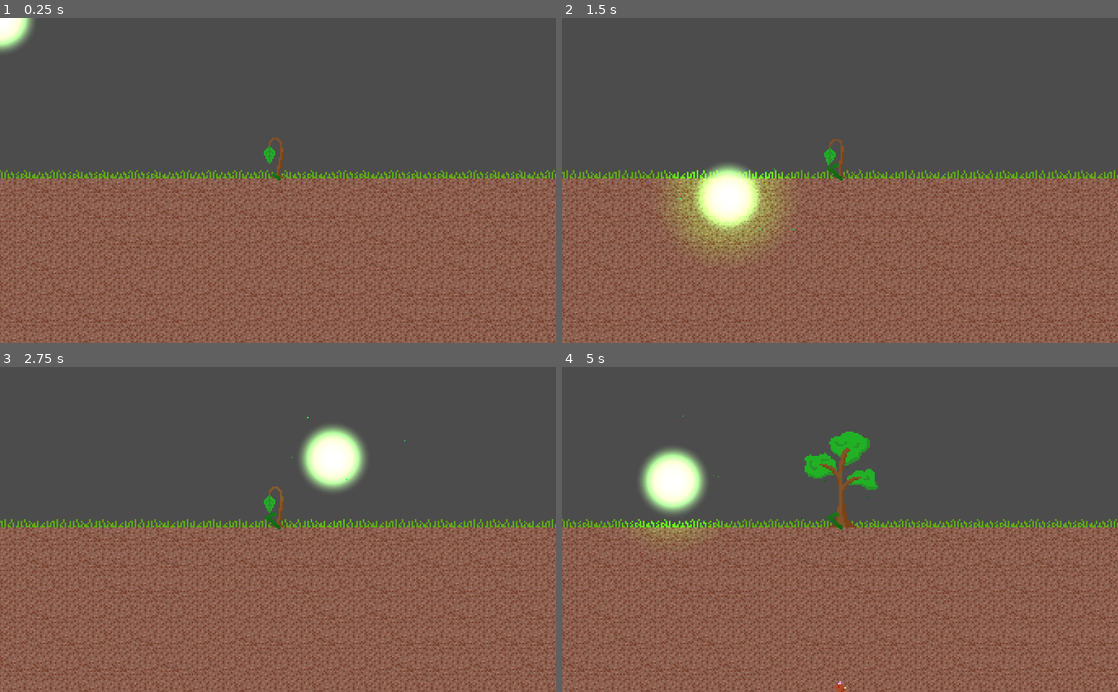
Above: before the commit, frames 1-4 (two rows, left to right).
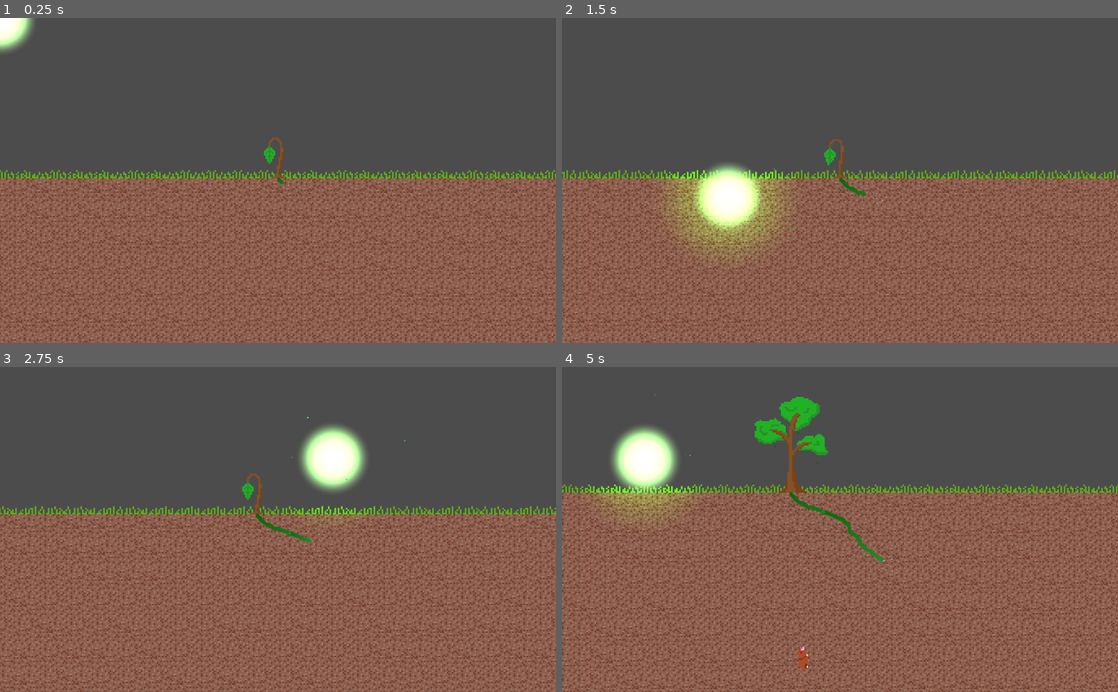
Above: after the commit, the same moments.

Repository: TaneliR/fgj2023
Game: Godot game, scene res://Scenes/TanelinScene.tscn
Two runs of this game, one before a commit and one after it. Both use one fixed random seed, a clock stepped at 60 frames per second and the inputs below. This scene is started directly instead of the project's main scene.
Inputs (mouse positions are in pixels of both pictures, inside the frame that each line leads up to):
- Up to frame 1 (0.25 s): no input
- Up to frame 2 (1.5 s): move the mouse to (962, 164) at 0.52 s; press the mouse at (962, 164) at 0.53 s; hold Up (ui_up) 0.53-1.28 s; move the mouse to (728, 196) at 1.27 s; release the mouse at (728, 196) at 1.28 s; hold Down (ui_down) from 1.28 s (still down); click (728, 196) at 1.35 s
- Up to frame 3 (2.75 s): move the mouse to (333, 458) at 2.02 s; release Down (ui_down) at 2.03 s; press the mouse at (333, 458) at 2.03 s; hold Up (ui_up) from 2.03 s (still down)
- Up to frame 4 (5 s): move the mouse to (812, 594) at 2.77 s; release the mouse at (812, 594) at 2.78 s; click (812, 594) at 2.85 s; move the mouse to (1006, 578) at 3.52 s; release Up (ui_up) at 3.53 s; press the mouse at (1006, 578) at 3.53 s; hold Down (ui_down) from 3.53 s (still down); move the mouse to (673, 480) at 4.27 s; release the mouse at (673, 480) at 4.28 s; click (673, 480) at 4.35 s

The runs differ from the first frame. In frame 1, less than 0.1% of the frame differs, in the area x 48-52%, y 47-52%; in frame 2, 0.1%; in frame 3, 21%; in frame 4, 32%, in the area x 0-100%, y 8-100%.

Commit message:
Try to fix root gen

Diff:
--- a/Roots/Prefabs/Root.tscn
+++ b/Roots/Prefabs/Root.tscn
@@ -31,8 +31,8 @@
 
 [node name="RootHead" type="KinematicBody2D" parent="."]
 position = Vector2( -3.8147e-06, -0.420362 )
-collision_layer = 18
-collision_mask = 17
+collision_layer = 16
+collision_mask = 16
 collision/safe_margin = 1.0
 
 [node name="HeadCollider" type="CollisionShape2D" parent="RootHead"]
@@ -46,8 +46,7 @@
 
 [node name="RootTail" type="StaticBody2D" parent="."]
 position = Vector2( 0, -2 )
-collision_layer = 17
-collision_mask = 18
+collision_mask = 2
 
 [node name="TailCollider" type="CollisionShape2D" parent="RootTail"]
 position = Vector2( 0, -5 )
--- a/Roots/Scripts/GameManager.gd
+++ b/Roots/Scripts/GameManager.gd
@@ -22,22 +22,21 @@
 #func _process(delta):
 #	pass
 func removeRoot(root):
-	rootNodes.remove(rootNodes.find(root))
+	pass
+	#root.get_parent().remove_from_group("roots")
 
 func addRoot(position, direction, depth):
-	if (rootNodes.size() >= maxNodes):
-		pass
-	else:
-		var newRoot = rootPrefab.instance()
-		var newRoot2 = rootPrefab.instance()
-		newRoot.nodeDepth = depth + 1
-		newRoot2.nodeDepth = depth + 1
-		var newDirection = Vector2(direction.x + 0.1, direction.y + 0.1)
-		newRoot.position = position
-		newRoot2.position = position
-		newRoot.direction = direction + newDirection
-		newRoot2.direction = (direction + newDirection) / 2
-		add_child(newRoot)
-		add_child(newRoot2)
-		rootNodes.append(newRoot)
-		rootNodes.append(newRoot2)
+
+	var newRoot = rootPrefab.instance()
+	var newRoot2 = rootPrefab.instance()
+	newRoot.nodeDepth = depth + 1
+	newRoot2.nodeDepth = depth + 1
+	var newDirection = Vector2(direction.x + 0.1, direction.y + 0.1)
+	newRoot.position = position
+	newRoot2.position = position
+	newRoot.direction = direction + newDirection
+	newRoot2.direction = (direction + newDirection) / 2
+	add_child(newRoot)
+	add_child(newRoot2)
+	rootNodes.append(newRoot)
+	rootNodes.append(newRoot2)
--- a/Roots/Scripts/MouseMagnet.gd
+++ b/Roots/Scripts/MouseMagnet.gd
@@ -1,14 +1,5 @@
 extends Area2D
 
-
-# Called when the node enters the scene tree for the first time.
-#func _ready():
-#	pass
-#
-#func get_velocity():
-#	# Add these actions in Project Settings -> Input Map.
-#	velocity = Vector2(speed, 0).rotated(rotation)
-
 # Called every frame. 'delta' is the elapsed time since the previous frame.
-func _process(delta):
+func _process(_delta):
 	position = get_global_mouse_position()
--- a/Roots/Scripts/root.gd
+++ b/Roots/Scripts/root.gd
@@ -34,7 +34,7 @@
 	timer.connect("timeout", self, "_on_Timer_timeout")
 
 	add_child(timer)
-	timer.start(rng.randi_range(8, 20))
+	timer.start(rng.randi_range(2, 5))
 
 func _draw():
 	var line = rootTail.get_child(1)
@@ -52,14 +52,18 @@
 
 func _on_Timer_timeout():
 	if (!finished):
-		disableRoot()
 		self.get_parent().addRoot(rootHead.global_position, direction, nodeDepth)
+		finished = true
+		rootHead.get_child(2).emitting = false
+		rootHead.get_child(0).disabled = true
+		rootHead.move_and_collide(Vector2.ZERO)
 
 # Called every frame. 'delta' is the elapsed time since the previous frame.
 func _physics_process(delta):
 	if (!finished):
-		var dir = get_global_mouse_position() - global_position
-		var collision = rootHead.move_and_collide(((direction + dir.normalized() * SPEED) * delta ).rotated(rng.randf_range(-PI / 2, PI / 2)))
+		#var dir = (get_global_mouse_position() - global_position).normalized()
+
+		var collision = rootHead.move_and_collide(((direction * SPEED) * delta ).rotated(rng.randf_range(-PI / 2, PI / 2)))
 		_draw()
 		if collision:
 			disableRoot()
@@ -72,6 +76,7 @@
 func disableRoot():
 	finished = true
 	timer.stop()
+
 	self.get_parent().removeRoot(self)
 	rootHead.get_child(2).emitting = false
 	rootHead.get_child(0).disabled = true
